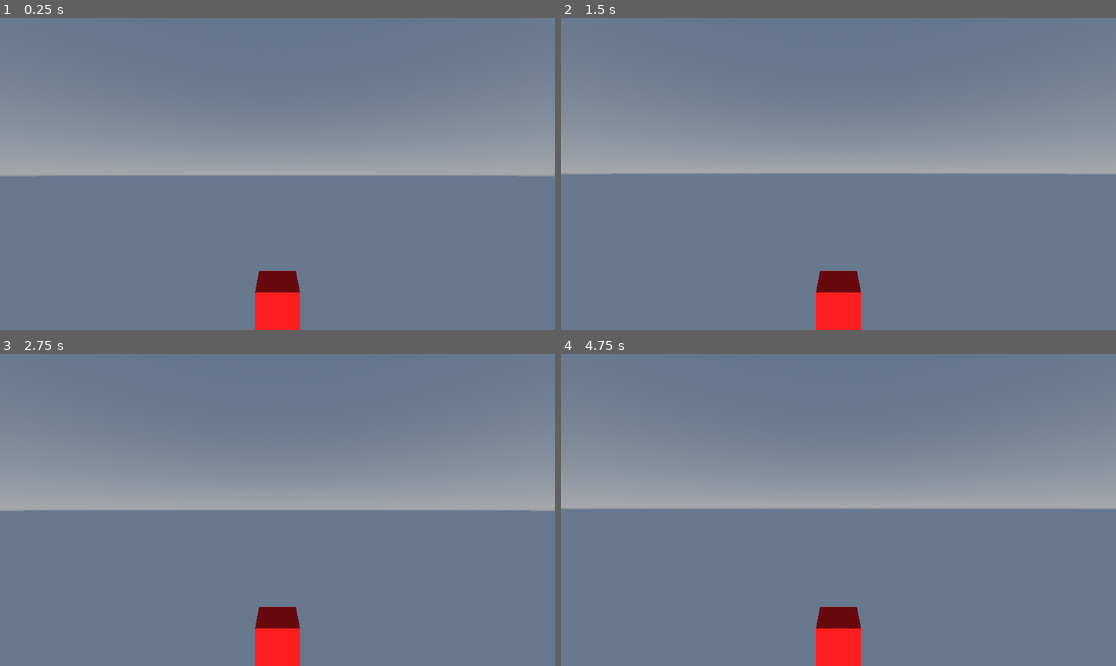
Above: before the commit, frames 1-4 (two rows, left to right).
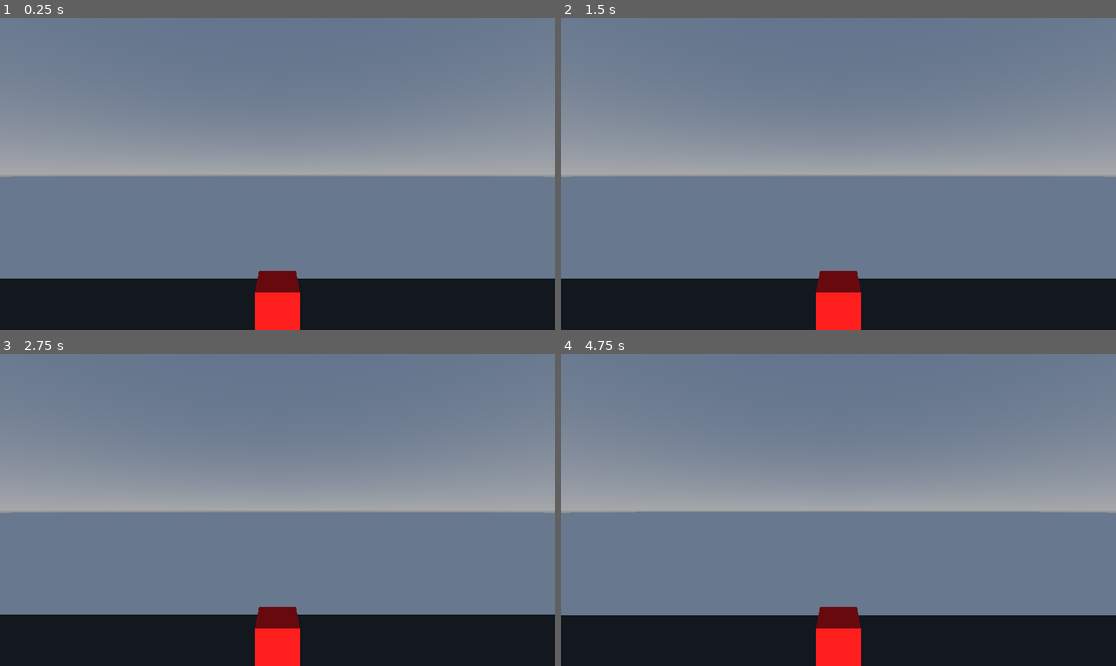
Above: after the commit, the same moments.

Repository: uddqerw/Free-Flight-Simulators
Game: Godot game, scene res://node_3d.tscn
Two runs of this game, one before a commit and one after it. Both use one fixed random seed, a clock stepped at 60 frames per second and the inputs below.
Inputs:
- Up to frame 1 (0.25 s): no input
- Up to frame 2 (1.5 s): tap Enter at 0.5 s; tap Space at 0.77, 1.25 s
- Up to frame 3 (2.75 s): tap Space at 1.52 s
- Up to frame 4 (4.75 s): tap Enter at 2.75, 4.25 s; tap Space at 3.02, 3.5, 3.77, 4.52 s

The runs differ from the first frame. In frame 1, 15% of the frame differs, in the area x 0-100%, y 50-100%; in frame 2, 16%, in the area x 0-100%, y 49-100%; in frame 3, 16%; in frame 4, 16%.

Commit message:
搞了一下跑道

Diff:
--- a/free-flight-simulators/ffs_proto_1.gd
+++ b/free-flight-simulators/ffs_proto_1.gd
@@ -1,9 +1,8 @@
 extends RigidBody3D
 
 # 温和参数 - 需要滑跑加速才能起飞
-var engine_thrust = 25.0      # 较小推力
-var lift_force = 8.0          # 较小升力系数
-var takeoff_speed = 15.0      # 起飞所需的最小速度
+var engine_thrust = 15.0      # 较小推力
+var lift_force = 3.0          # 较小升力系数
 
 func _physics_process(_delta):
 	var thrust = Input.is_key_pressed(KEY_SPACE)
@@ -11,11 +10,3 @@
 	if thrust:
 		# 只提供向前的推力，没有自动升力
 		apply_central_force(-transform.basis.z * engine_thrust)
-
-		# 检查是否达到起飞速度
-		var forward_speed = -linear_velocity.dot(transform.basis.z)
-		if forward_speed > takeoff_speed:
-			# 达到起飞速度才提供升力
-			apply_central_force(transform.basis.y * (forward_speed - takeoff_speed) * lift_force)
-			if forward_speed > takeoff_speed + 2.0:
-				print("🛫 达到起飞速度，开始离地！")
--- a/free-flight-simulators/node_3d.tscn
+++ b/free-flight-simulators/node_3d.tscn
@@ -1,7 +1,8 @@
-[gd_scene load_steps=13 format=3 uid="uid://rxg6bf1t5mn5"]
+[gd_scene load_steps=17 format=3 uid="uid://rxg6bf1t5mn5"]
 
 [ext_resource type="Script" uid="uid://unsp1paov1vm" path="res://ffs_proto_1.gd" id="1_a202f"]
 [ext_resource type="Script" uid="uid://dffto1jwqhw4f" path="res://death_zone.gd" id="2_noarx"]
+[ext_resource type="Script" uid="uid://b8x6fsyeemfge" path="res://runway.gd" id="3_a0tk4"]
 
 [sub_resource type="ProceduralSkyMaterial" id="ProceduralSkyMaterial_4xowi"]
 
@@ -31,6 +32,16 @@
 
 [sub_resource type="BoxShape3D" id="BoxShape3D_a202f"]
 size = Vector3(1000, 1, 1000)
+
+[sub_resource type="StandardMaterial3D" id="StandardMaterial3D_a0tk4"]
+albedo_color = Color(0.4326237, 0.43262374, 0.4326237, 1)
+
+[sub_resource type="BoxMesh" id="BoxMesh_r3fl7"]
+material = SubResource("StandardMaterial3D_a0tk4")
+size = Vector3(500, 2, 10)
+
+[sub_resource type="BoxShape3D" id="BoxShape3D_jka67"]
+size = Vector3(500, 2, 10)
 
 [node name="Node3D" type="Node3D"]
 
@@ -72,3 +83,13 @@
 
 [node name="CollisionShape3D" type="CollisionShape3D" parent="DeathZone"]
 shape = SubResource("BoxShape3D_a202f")
+
+[node name="Runway" type="StaticBody3D" parent="."]
+script = ExtResource("3_a0tk4")
+
+[node name="MeshInstance3D" type="MeshInstance3D" parent="Runway"]
+transform = Transform3D(1, 0, 0, 0, 1, 0, 0, 0, 1, 0, -1.5216674, 0)
+mesh = SubResource("BoxMesh_r3fl7")
+
+[node name="CollisionShape3D" type="CollisionShape3D" parent="Runway"]
+shape = SubResource("BoxShape3D_jka67")
--- /dev/null
+++ b/free-flight-simulators/runway.gd
@@ -0,0 +1,14 @@
+# 新建 Runway.gd 脚本
+extends StaticBody3D
+
+func _ready():
+	# 跑道材质（黑白棋盘格）
+	var material = StandardMaterial3D.new()
+	material.albedo_color = Color(0.2, 0.2, 0.2)  # 深灰色
+	$MeshInstance3D.material_override = material
+
+# 检测飞机是否在跑道上
+func _on_area_3d_body_entered(body):
+	if body.name == "FFS_Proto1":
+		print("🛬 飞机进入跑道 - 可以起降！")
+		body.is_on_runway = true
Not shown, added: free-flight-simulators/runway.gd.uid
